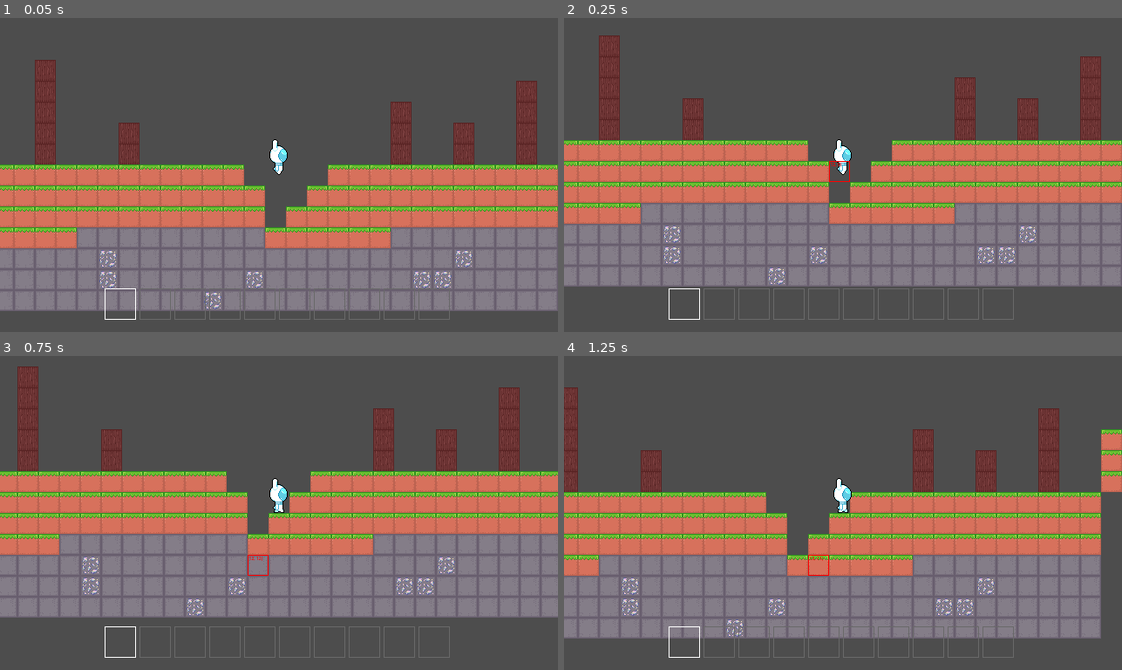
Above: before the commit, frames 1-4 (two rows, left to right).
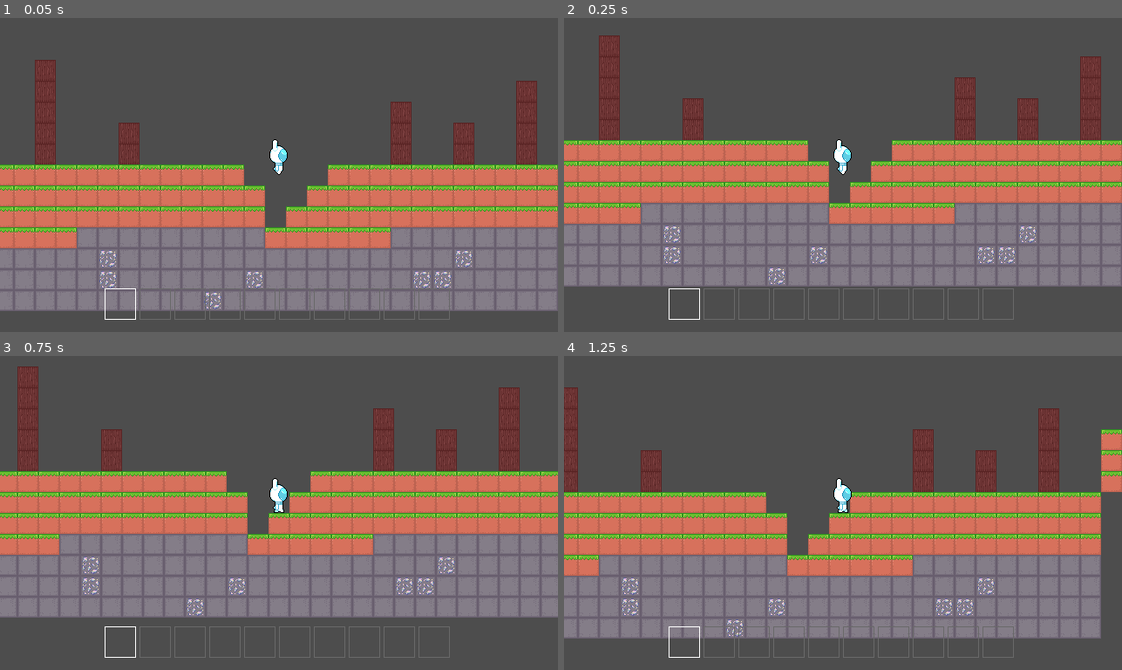
Above: after the commit, the same moments.

Repository: GriffinRio/Game-likeJam10
Game: Godot game, scene res://main.tscn
The game is run twice, just before and just after one commit, with the same random seed, the same clock (stepped at 60 frames per second) and the same inputs.
Inputs (mouse positions are in pixels of both pictures, inside the frame that each line leads up to):
- Up to frame 1 (0.05 s): no input
- Up to frame 2 (0.25 s): no input
- Up to frame 3 (0.75 s): move the mouse to (251, 575) at 0.52 s; hold D (Move_Right) from 0.53 s (still down); hold Right mouse button (Place) from 0.53 s (still down); click (251, 575) at 0.6 s
- Up to frame 4 (1.25 s): keep holding D (Move_Right); keep holding Right mouse button (Place); tap W (Jump) at 0.77 s

Frame 1 is identical in both runs. In frame 2, less than 0.1% of the frame differs, in the area x 47-52%, y 45-53%; in frame 3, less than 0.1%; in frame 4, less than 0.1%.

Commit message:
Reworked how mining works.

Diff:
--- a/gameLikeJam10/Characters/player.gd
+++ b/gameLikeJam10/Characters/player.gd
@@ -3,12 +3,13 @@
 
 ## Emmited when player places a valid block
 signal place_block(block : Vector2i)
-# TODO: Implement item destroying blocks
-## Emmited when player starts mining
-signal mining(is_mining : bool , item : Item)
+signal start_mining(tile_position : Vector2i, equipped: Item)
+signal stop_mining()
 
 const SPEED = 100.0
 const JUMP_VELOCITY = -225.0
+const MINING_DISTANCE = 55.0
+const PLACING_DISTANCE = 55.0
 
 var RADIUS_Y : float
 var RADIUS_X : float
@@ -17,7 +18,10 @@
 @onready var _animated_sprite : AnimatedSprite2D = $AnimatedSprite2D
 @onready var collision_shape_2d : CollisionShape2D = $CollisionShape2D
 @onready var animation_tree : AnimationTree = $AnimationTree
+@onready var ray_cast_2d: RayCast2D = $RayCast2D
+
 var is_mining : bool
+var tile_being_mined : Vector2i
 var equipped : int
 
 func _ready() -> void:
@@ -25,17 +29,32 @@
 	var hitbox : RectangleShape2D = collision_shape_2d.shape
 	RADIUS_Y = hitbox.size.y / 2.0
 	RADIUS_X = hitbox.size.x / 2.0
+	ray_cast_2d.position.y -= RADIUS_Y
 	is_mining = false
 	equipped = 0
+	tile_being_mined = Vector2i.MIN
+	EventBus.give_player_item.connect(pickup_item)
+	EventBus.take_player_item.connect(drop_item)
 
 # Handles player place and destory input for holding functionality
 func _process(delta: float) -> void:
-	if(Input.is_action_pressed("Place")):
+	ray_cast_2d.target_position = get_local_mouse_position() + Vector2(0, RADIUS_Y)
+	if(is_mining):
+		var mouse_tile : Vector2i = Tile_Map.map_coord(get_global_mouse_position())
+		if(tile_being_mined != mouse_tile):
+			tile_being_mined = Vector2i.MIN
+			print(mouse_tile)
+			stop_mining.emit()
+			if(valid_tile_to_mine(mouse_tile)):
+				tile_being_mined = mouse_tile
+				start_mining.emit(mouse_tile, get_equipped())
+	elif(Input.is_action_pressed("Place")):
 		var to_place : Item = get_equipped()
 		if(to_place != null and to_place.placeable):
 			place_block.emit(to_place)
 		else:
 			push_warning("No block to place")
+
 
 # Handles player movement
 func _physics_process(delta: float) -> void:
@@ -75,8 +94,14 @@
 		#change_equipped.emit(inventory.equipped)
 	elif(event.is_action("Destroy")):
 		is_mining = !is_mining
+		var mouse_tile : Vector2i = Tile_Map.map_coord(get_global_mouse_position())
+		if(is_mining and valid_tile_to_mine(mouse_tile)):
+			tile_being_mined = mouse_tile
+			start_mining.emit(mouse_tile, get_equipped())
+		else:
+			tile_being_mined = Vector2i.MIN
+			stop_mining.emit()
 		print("mining: " + str(is_mining))
-		mining.emit(is_mining, get_equipped())
 
 ## changes equipped
 func change_equipped(index : int) -> void:
@@ -94,6 +119,17 @@
 func drop_item(item : Item) -> void:
 	inventory.lose_item(item)
 
+func valid_tile_to_mine(mouse_tile : Vector2i) -> bool:
+	if(ray_cast_2d.is_colliding() and ray_cast_2d.target_position.length() <= MINING_DISTANCE):
+		# gets the collision point and adds the raycast direction to go "in the block" a little more
+		var raycast_tile : Vector2i = Tile_Map.map_coord(ray_cast_2d.get_collision_point() + (ray_cast_2d.target_position.normalized() * 0.01))
+		if(mouse_tile == raycast_tile):
+			return true
+		else:
+			return false
+	else:
+		return false
+
 func tilemap_position() -> Array[Vector2i]:
 	var corners : Array[Vector2i] = []
 	var collision_position : Vector2 = collision_shape_2d.global_position
@@ -102,7 +138,7 @@
 	var height_sign : int = 1
 	for i in range(2):
 		for j in range(2):
-			corners.append(Tile_Map.map_coord(Vector2(collision_position.x + (RADIUS_X * radius_sign), collision_position.y + (RADIUS_Y * height_sign))))
+			#corners.append(Tile_Map.map_coord(Vector2(collision_position.x + (RADIUS_X * radius_sign), collision_position.y + (RADIUS_Y * height_sign))))
 			radius_sign *= -1
 		height_sign = -1
 		radius_sign = 1
--- a/gameLikeJam10/Characters/player.tscn
+++ b/gameLikeJam10/Characters/player.tscn
@@ -195,6 +195,7 @@
 blend_point_1/pos = -1.0
 blend_point_2/node = SubResource("AnimationNodeAnimation_w3rah")
 blend_point_2/pos = 1.0
+value_label = "direction"
 blend_mode = 1
 
 [sub_resource type="AnimationNodeAnimation" id="AnimationNodeAnimation_65n15"]
@@ -231,6 +232,9 @@
 [node name="Inventory" type="Node2D" parent="." unique_id=547418861]
 script = ExtResource("2_eovys")
 
+[node name="RayCast2D" type="RayCast2D" parent="." unique_id=357129865]
+collision_mask = 2
+
 [node name="AnimatedSprite2D" type="AnimatedSprite2D" parent="." unique_id=305023575]
 position = Vector2(0, -24)
 sprite_frames = SubResource("SpriteFrames_65n15")
--- a/gameLikeJam10/Environment/tile_map.gd
+++ b/gameLikeJam10/Environment/tile_map.gd
@@ -1,9 +1,5 @@
 extends Node2D
 class_name Tile_Map
-## Emmited when destroy_block is sucessful
-signal block_destroyed(block : Block)
-## Emmitted when place_block is sucessful
-signal block_placed(block : Block)
 
 const EMPTY_TILE = Vector2i(-1,-1)
 const TILE_SIZE = 24
@@ -35,16 +31,24 @@
 		tiles.append(tile)
 	return tiles
 
+func _ready() -> void:
+	pass
+
+func get_tile(tile_position : Vector2i) -> Block :
+	var block: Block = tile_layer.get_cell_tile_data(tile_position).get_custom_data("block_data")
+	return block
+
 ## Makes sure block can be placed and then does so. Emits block_placed to remove block from player inventory
-func place_block(mouse_position : Vector2i, block : Vector2i) -> void:
-	if(tile_layer.get_cell_atlas_coords(mouse_position) == EMPTY_TILE):
-		tile_layer.set_cell(mouse_position, 1, block)
-		var placed : Block = tile_layer.get_cell_tile_data(mouse_position).get_custom_data("block_data")
-		block_placed.emit(placed)
+func place_block(tile_position : Vector2i, block : Vector2i) -> void:
+	if(tile_layer.get_cell_atlas_coords(tile_position) == EMPTY_TILE):
+		tile_layer.set_cell(tile_position, 1, block)
+		var placed : Block = tile_layer.get_cell_tile_data(tile_position).get_custom_data("block_data")
 
 ## Makes sure block can be destroyed and then does so. Emits block_destroyed to add block to player inventory
-func destroy_block(mouse_position : Vector2i) -> void:
-	if(tile_layer.get_cell_atlas_coords(mouse_position) != EMPTY_TILE):
-		var block: Block = tile_layer.get_cell_tile_data(mouse_position).get_custom_data("block_data")
-		tile_layer.set_cell(mouse_position, -1, EMPTY_TILE)
-		block_destroyed.emit(block)
+func destroy_block(tile_position : Vector2i) -> void:
+	if(tile_layer.get_cell_atlas_coords(tile_position) != EMPTY_TILE):
+		var block: Block = tile_layer.get_cell_tile_data(tile_position).get_custom_data("block_data")
+		tile_layer.set_cell(tile_position, -1, EMPTY_TILE)
+		EventBus.give_player_item.emit(block.drop)
+	else:
+		push_error("Tile doesn't exist")
--- a/gameLikeJam10/Globals/eventBus.gd
+++ b/gameLikeJam10/Globals/eventBus.gd
@@ -3,3 +3,8 @@
 signal player_equipped_changed(index: int)
 
 signal inventory_slot_changed(index: int, item: Item)
+
+signal player_place_block()
+
+signal give_player_item(item : Item)
+signal take_player_item(item : Item)
--- a/gameLikeJam10/UI/highlight.gd
+++ b/gameLikeJam10/UI/breaking.gd
@@ -1,16 +1,13 @@
 extends Control
-class_name Highlight
+class_name Breaking
 
-@onready var panel: Panel = $Panel
+signal finished_break(tile_position: Vector2i)
+
 @onready var DEBUG_label: Label = $DEBUG_Label
 @onready var breaking_animation: AnimatedSprite2D = $BreakingAnimation
 
-var stylebox : StyleBoxFlat
-
 # Called when the node enters the scene tree for the first time.
 func _ready() -> void:
-	stylebox = panel.get_theme_stylebox("panel")
-	stylebox.border_color = Color.LAWN_GREEN
 	DEBUG_label.text = ""
 
 # Called every frame. 'delta' is the elapsed time since the previous frame.
@@ -21,15 +18,13 @@
 	position = Tile_Map.local_coord(mouse_position)
 	DEBUG_label.text = str(mouse_position)
 
-func update_interactable(interactable : bool) -> void:
-	if(interactable):
-		stylebox.border_color = Color.LAWN_GREEN
-	else:
-		stylebox.border_color = Color.RED
-
-func breaking() -> void:
-	breaking_animation.play()
+func begin_break(speed : float) -> void:
+	breaking_animation.play("Breaking", speed)
 
 func reset_break() -> void:
 	breaking_animation.stop()
 	breaking_animation.frame = 0
+
+func _on_breaking_animation_animation_finished() -> void:
+	reset_break()
+	finished_break.emit(Tile_Map.map_coord(position))
--- a/gameLikeJam10/UI/highlight.tscn
+++ b/gameLikeJam10/UI/breaking.tscn
@@ -1,15 +1,7 @@
 [gd_scene format=3 uid="uid://ci1r1205qqwnk"]
 
-[ext_resource type="Script" uid="uid://uw84mahxw5dm" path="res://UI/highlight.gd" id="1_x3h2j"]
+[ext_resource type="Script" uid="uid://uw84mahxw5dm" path="res://UI/breaking.gd" id="1_x3h2j"]
 [ext_resource type="Texture2D" uid="uid://5a6h3xll2qui" path="res://Assets/Art/minecraft_block_breaking.png" id="2_5aymv"]
-
-[sub_resource type="StyleBoxFlat" id="StyleBoxFlat_t8slr"]
-bg_color = Color(0.60038817, 0.60038817, 0.60038817, 0)
-border_width_left = 1
-border_width_top = 1
-border_width_right = 1
-border_width_bottom = 1
-border_color = Color(0, 1, 0, 1)
 
 [sub_resource type="LabelSettings" id="LabelSettings_anydf"]
 font_size = 5
@@ -72,21 +64,12 @@
 "speed": 3.5
 }]
 
-[node name="Highlight" type="Control" unique_id=1303803340]
+[node name="Breaking" type="Control" unique_id=1303803340]
 layout_mode = 3
 anchors_preset = 0
 offset_right = 24.0
 offset_bottom = 24.0
 script = ExtResource("1_x3h2j")
-
-[node name="Panel" type="Panel" parent="." unique_id=169979228]
-layout_mode = 1
-anchors_preset = 15
-anchor_right = 1.0
-anchor_bottom = 1.0
-grow_horizontal = 2
-grow_vertical = 2
-theme_override_styles/panel = SubResource("StyleBoxFlat_t8slr")
 
 [node name="DEBUG_Label" type="Label" parent="." unique_id=1973751001]
 layout_mode = 1
@@ -98,3 +81,5 @@
 position = Vector2(12, 12)
 sprite_frames = SubResource("SpriteFrames_x3h2j")
 animation = &"Breaking"
+
+[connection signal="animation_finished" from="BreakingAnimation" to="." method="_on_breaking_animation_animation_finished"]
--- a/gameLikeJam10/main.gd
+++ b/gameLikeJam10/main.gd
@@ -3,59 +3,35 @@
 
 @onready var tile_map: Tile_Map = $TileMap
 @onready var player: Player = $Player
-@onready var hotbar: Hotbar = $CameraUI/Hotbar
-@onready var highlight: Highlight = $WorldUI/Highlight
-
+@onready var breaking: Breaking = $WorldUI/Breaking
 ## Constantly stores mouse position in tile_map terms
-var mouse_position : Vector2i
-var valid_interactable_distance : bool
 
 # Intializes
 func _ready() -> void:
-	mouse_position = Tile_Map.map_coord(get_local_mouse_position())
-	valid_interactable_distance = within_interactable_range(mouse_position)
+	pass
 
 # Updates mouse_position
 func _process(delta: float) -> void:
-	var new_mouse_position : Vector2i = Tile_Map.map_coord(get_local_mouse_position())
-	if(mouse_position != new_mouse_position):
-		mouse_position = new_mouse_position
-		highlight.update_position(mouse_position)
-		highlight.reset_break()
-		_on_player_mining(player.is_mining, player.get_equipped())
-	valid_interactable_distance = within_interactable_range(mouse_position)
-	highlight.update_interactable(valid_interactable_distance)
+	pass
 
 func within_interactable_range(mouse_position: Vector2i) -> bool:
 	var player_tiles : Array[Vector2i] = player.tilemap_position()
 	var interactable : bool = false
 	if(player_tiles.find(mouse_position) == -1):
 		for tile in player_tiles:
-			if((tile - mouse_position).length() == 1):
+			# print(str(tile) + ": " + str((tile - mouse_position).length()))
+			if((tile - mouse_position).length() < 1.5):
 				interactable = true
 	return interactable
 
-## Connects player place to tile_map place
-func _on_player_place_block(block: Item) -> void:
-	if(valid_interactable_distance):
-		tile_map.place_block(mouse_position, block.block)
-	else:
-		push_warning("Tile not in ranger of player")
+func _on_player_start_mining(tile_position: Vector2i, equipped: Item) -> void:
+	var block : Block = tile_map.get_tile(tile_position)
+	# TODO: System for tools speeding up block breaking depending on type.
+	breaking.update_position(tile_position)
+	breaking.begin_break(1.0)
 
-## Connects player inventory to tile_map destroy
-func _on_tile_map_block_destroyed(block: Block) -> void:
-	player.pickup_item(block.drop)
+func _on_player_stop_mining() -> void:
+	breaking.reset_break()
 
-## Connects player inventory to tile_map place
-func _on_tile_map_block_placed(block: Block) -> void:
-	player.drop_item(block.drop)
-
-func _on_player_mining(is_mining: bool, item: Item) -> void:
-	if(valid_interactable_distance and is_mining):
-		highlight.breaking()
-		await  highlight.breaking_animation.animation_finished
-		tile_map.destroy_block(mouse_position)
-		highlight.reset_break()
-	else:
-		highlight.reset_break()
-		push_warning("Tile not in range of player")
+func _on_breaking_finished_break(tile_position: Vector2i) -> void:
+	tile_map.destroy_block(tile_position)
--- a/gameLikeJam10/main.tscn
+++ b/gameLikeJam10/main.tscn
@@ -4,7 +4,7 @@
 [ext_resource type="PackedScene" uid="uid://bhlve66jvy8o2" path="res://Characters/player.tscn" id="1_ig7tw"]
 [ext_resource type="PackedScene" uid="uid://cg211pusphqds" path="res://Environment/tile_map.tscn" id="2_0xm2m"]
 [ext_resource type="PackedScene" uid="uid://qntxa88dg8jv" path="res://UI/hotbar.tscn" id="4_1bvp3"]
-[ext_resource type="PackedScene" uid="uid://ci1r1205qqwnk" path="res://UI/highlight.tscn" id="5_lquwl"]
+[ext_resource type="PackedScene" uid="uid://ci1r1205qqwnk" path="res://UI/breaking.tscn" id="5_lquwl"]
 
 [node name="Main" type="Node2D" unique_id=1355193467]
 script = ExtResource("1_h2yge")
@@ -17,7 +17,7 @@
 [node name="WorldUI" type="CanvasLayer" parent="." unique_id=1472346036]
 follow_viewport_enabled = true
 
-[node name="Highlight" parent="WorldUI" unique_id=1303803340 instance=ExtResource("5_lquwl")]
+[node name="Breaking" parent="WorldUI" unique_id=1303803340 instance=ExtResource("5_lquwl")]
 
 [node name="CameraUI" type="CanvasLayer" parent="." unique_id=399838894]
 layer = 10
@@ -38,7 +38,6 @@
 size_flags_vertical = 4
 metadata/_edit_use_anchors_ = true
 
-[connection signal="mining" from="Player" to="." method="_on_player_mining"]
-[connection signal="place_block" from="Player" to="." method="_on_player_place_block"]
-[connection signal="block_destroyed" from="TileMap" to="." method="_on_tile_map_block_destroyed"]
-[connection signal="block_placed" from="TileMap" to="." method="_on_tile_map_block_placed"]
+[connection signal="start_mining" from="Player" to="." method="_on_player_start_mining"]
+[connection signal="stop_mining" from="Player" to="." method="_on_player_stop_mining"]
+[connection signal="finished_break" from="WorldUI/Breaking" to="." method="_on_breaking_finished_break"]
Renamed: gameLikeJam10/UI/highlight.gd.uid -> gameLikeJam10/UI/breaking.gd.uid
